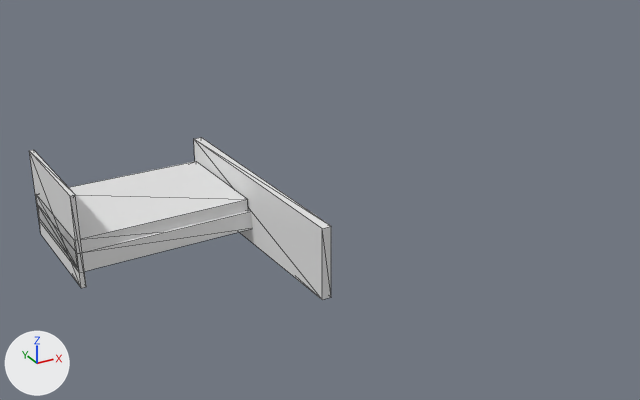
The glTF model dataset/unit_augment/mesh_07.glb, before and after one commit.
One viewpoint serves both versions: a 50 mm camera at (-0.427, -1.971, 0.903) aimed at (0.428, -0.416, 0.125). Every picture has the same lights, and +X, +Y and +Z are marked at lower left. Mesh edges are drawn as thin lines. Where no turn or scale is listed for an object, it has been applied to the vertices.

The scene before the commit, as lines of its bpy script (objects in view):
```python
me_geometry_0 = bpy.data.meshes.new('geometry_0')
me_geometry_0.from_pydata(...)  # 32 vertices, 48 faces; spans x -0.099..0.349, y -0.607..-0.002, z 0.0..0.207
ob_geometry_0 = bpy.data.objects.new('geometry_0', me_geometry_0)
ob_geometry_0.location = (0.0, 0.0, 0.0)
```
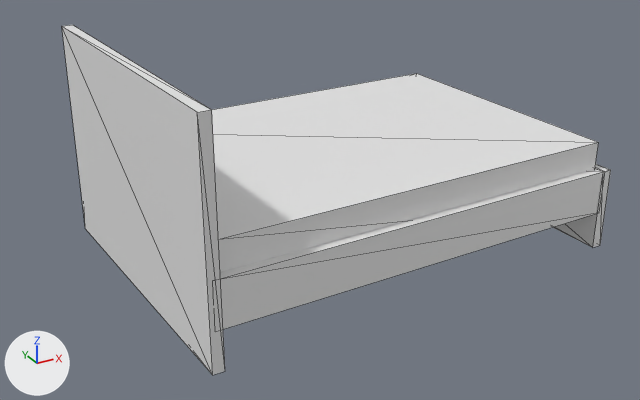
Location of each change, [x1, y1, x2, y2] in pixels of the pictures (640 x 400 px; the box of a moved part takes in the faces that stretch with it):
```json
{"object": "geometry_0", "change": "reshaped", "before": [29, 138, 331, 300], "after": [62, 25, 611, 375], "on screen": "82% wider, 115% taller"}
{"part": 1, "of": "me_geometry_0", "change": "moved or reshaped", "before": [194, 138, 331, 300], "after": [62, 25, 225, 375]}
{"part": 2, "of": "me_geometry_0", "change": "moved or reshaped", "before": [29, 150, 86, 288], "after": [553, 164, 611, 247]}
{"part": 3, "of": "me_geometry_0", "change": "moved or reshaped", "before": [37, 205, 252, 271], "after": [220, 169, 602, 329]}
{"part": 4, "of": "me_geometry_0", "change": "moved or reshaped", "before": [36, 161, 248, 267], "after": [212, 73, 598, 273]}
```

Edits to the scene script, one JSON object a line:
```json
{"block": "me_geometry_0", "where": "me_geometry_0.from_pydata(...)  # 32 vertices, 48 faces; spans x -0.099..0.349, y -0.607..-0.002, z 0.0..0.207"}
{"block": "me_geometry_0", "where": "# used by ob_geometry_0; location = (0.0, 0.0, 0.0)"}
{"block": "me_geometry_0", "change": "me_geometry_0 part 1: the loose piece of 8 vertices spanning x 0.298..0.349, y -0.607..-0.002, z 0.0..0.159 is scaled about its middle by (1.15, 1.15, 3.02), then moved by (-0.295, -0.09, 0.161)"}
{"block": "me_geometry_0", "change": "me_geometry_0 part 2: the loose piece of 8 vertices spanning x -0.099..-0.074, y -0.326..-0.026, z 0.0..0.207 is scaled about its middle by (2.32, 2.32, 0.885), then moved by (1.057, -0.172, -0.012)"}
{"block": "me_geometry_0", "change": "me_geometry_0 part 3: the loose piece of 8 vertices spanning x -0.099..0.321, y -0.325..-0.007, z 0.036..0.079 is scaled about its middle by 2.32, then moved by (0.387, -0.206, 0.075)"}
{"block": "me_geometry_0", "change": "me_geometry_0 part 4: the loose piece of 8 vertices spanning x -0.098..0.31, y -0.316..-0.018, z 0.044..0.106 is scaled about its middle by 2.32, then moved by (0.396, -0.207, 0.099)"}
```
